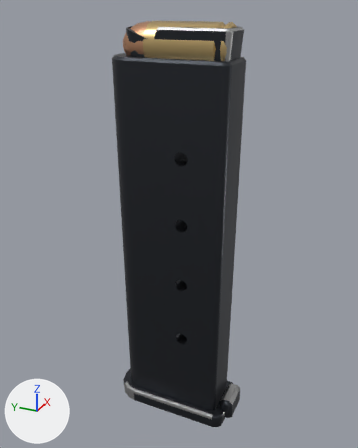
One commit to the glTF model assets/models/mags/pm_mag.glb: the scene before it, then after it.
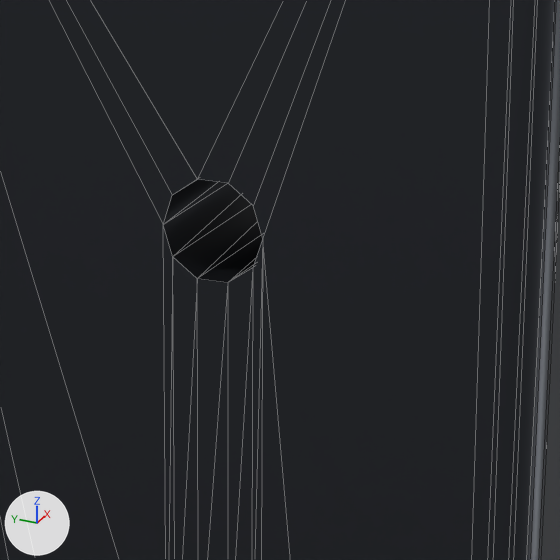
The first picture shows the older version from a camera (50 mm lens) standing at (-0.1009, -0.0462, 0.055) and looking at (0.0014, -0.0002, 0.0038). The close-ups show the older and then the newer version on the part from 42% to 64% of the width and 29% to 46% of the height of that picture. Only the edits that show in the close-ups are written down. The axes (+X, +Y, +Z) are drawn at lower left. The lights are the same throughout. The close-ups show mesh edges as thin lines.

Objects in the first close-up: 'static_mag'.
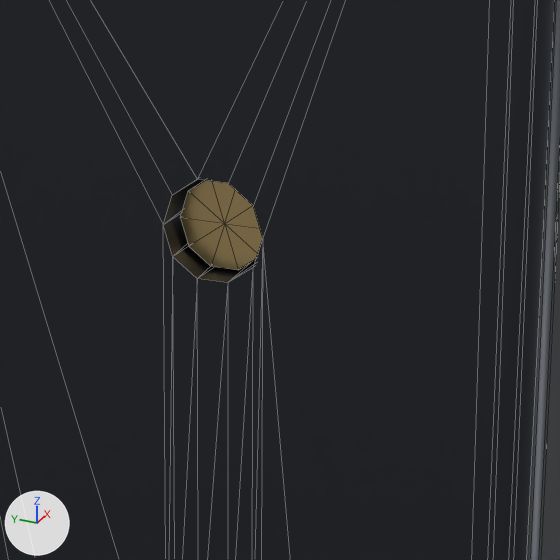
Boxes [x1, y1, x2, y2] around the edits, measured in the close-ups (560 x 560 px):
'round_8', added (beige): after [180, 180, 262, 270]

The change, as a diff of the scene's bpy script:
```diff
--- a/assets/models/mags/pm_mag.glb.py
+++ b/assets/models/mags/pm_mag.glb.py
@@ me_round_8 @@
+me_round_8.from_pydata(...)  # a 10-sided cylinder along x spanning x -0.0052..0.0052, y -0.00545..-0.00255, z 0.02162..0.02438
+me_round_8.materials.append(mat_brass)  # beige #e1c489
@@ ob_round_8 @@
+ob_round_8 = bpy.data.objects.new('round_8', me_round_8)
+ob_round_8.location = (0.0, 0.0, 0.0)
```
